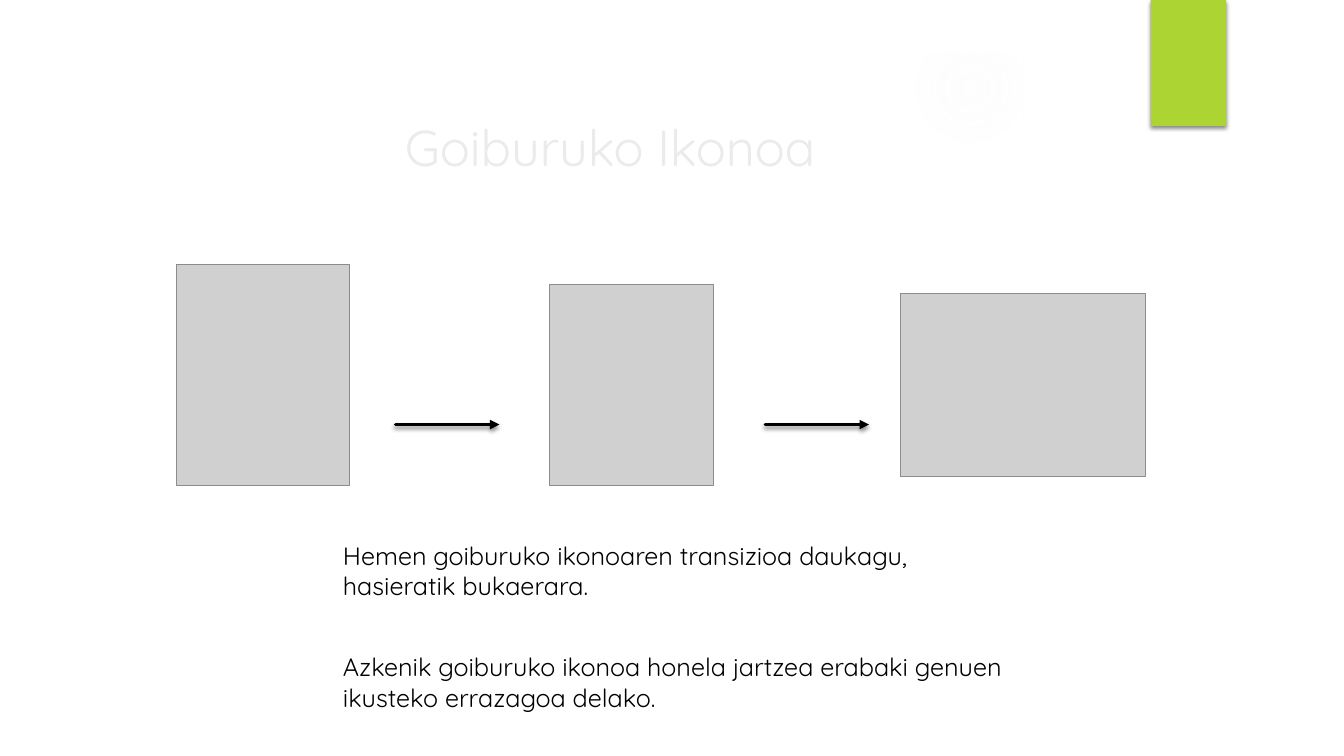
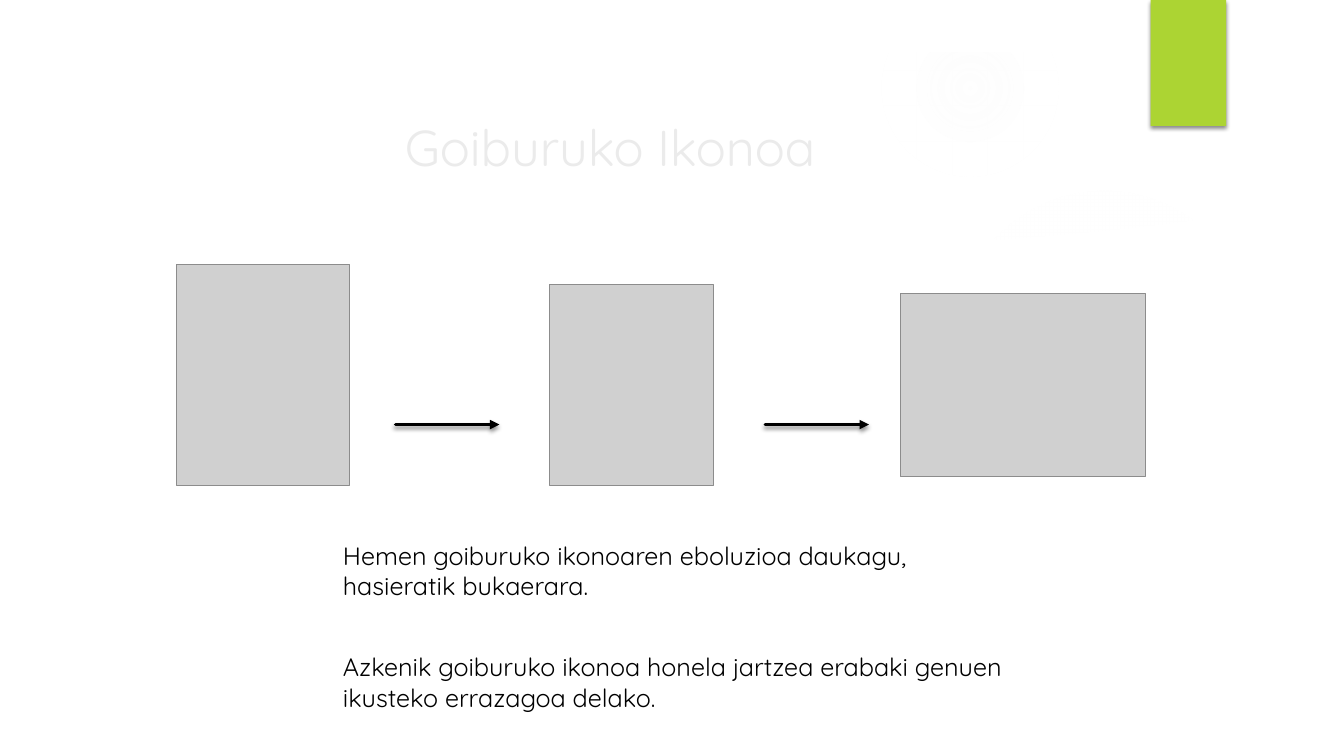
Before and after one commit to Iza666/EguneanBehin, a slide deck: slide 14 of Brain Pain powerpoint.pptx. Drawn at 1344x756 pixels with LibreOffice and Linux fonts; fonts in the diff are those of the drawing; grey boxes stand for pictures; background and template pictures are left out. Boxes give left, top, right and bottom in pixels: in the first picture for what was removed or moved away, otherwise in the second. Text is boxed around its words. In the diff, an @@ line names an element or a change of style, - is before the commit and + after.

Commit message:
PP update

```diff
--- a/Brain Pain powerpoint.pptx
+++ b/Brain Pain powerpoint.pptx
@@ text at bbox=[343, 546, 907, 596]: text changed @@
-Hemen goiburuko ikonoaren transizioa daukagu, hasieratik bukaerara.
+Hemen goiburuko ikonoaren eboluzioa daukagu, hasieratik bukaerara.
```
Also in this commit, not shown: 1 slide added.
